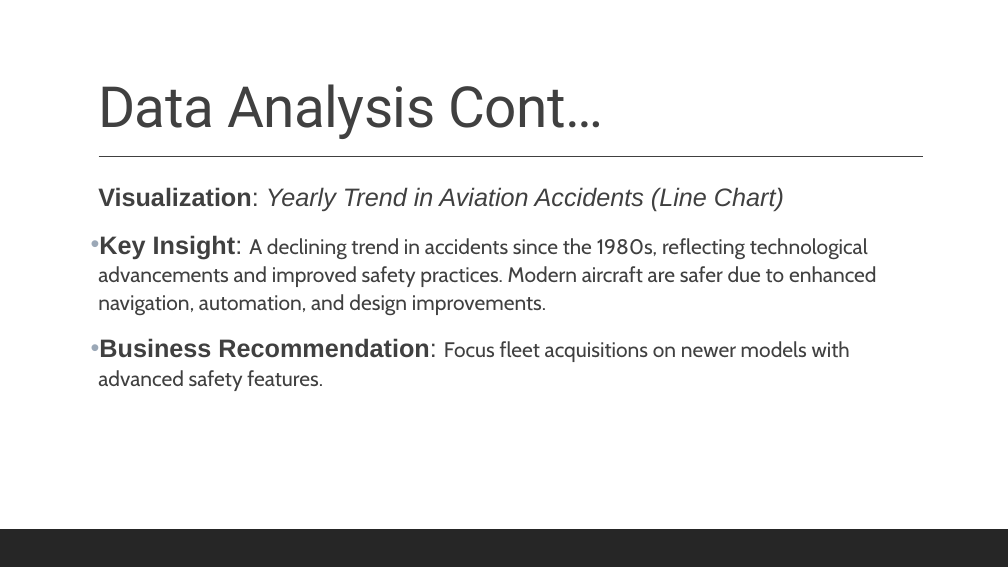
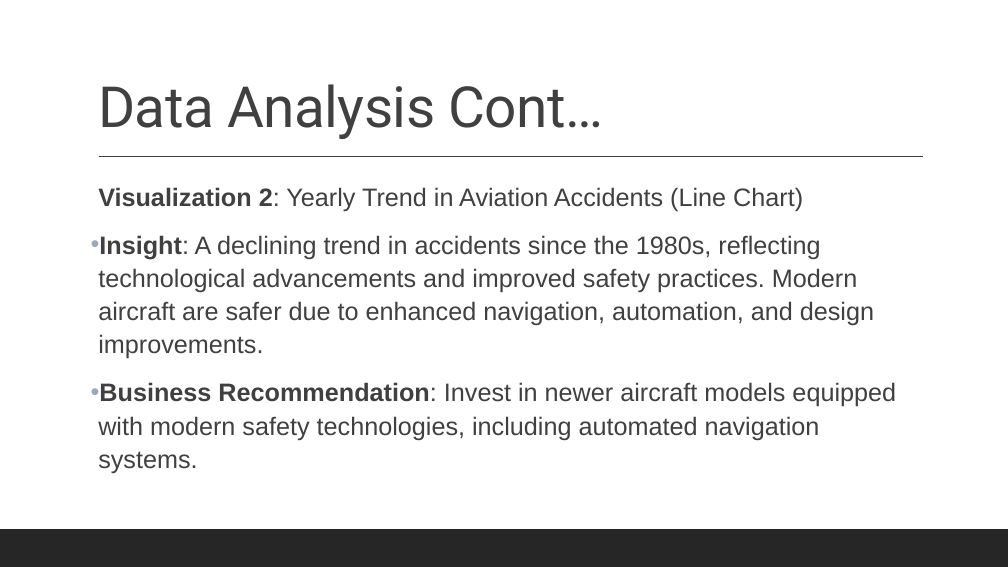
Before and after one commit to Lydia-byte-rgb/Phase-1-Project_Lydia, a slide deck: slide 9 of Phase_1_Project Slides.pptx (slide 8 before the commit). Drawn at 1008x567 pixels with LibreOffice and Linux fonts; fonts in the diff are those of the drawing. Boxes give left, top, right and bottom in pixels: in the first picture for what was removed or moved away, otherwise in the second. Text is boxed around its words. In the diff, an @@ line names an element or a change of style, - is before the commit and + after.

```diff
--- a/Phase_1_Project Slides.pptx
+++ b/Phase_1_Project Slides.pptx
@@ text at <box>98,187,896,473</box>: text changed; size 20 to 24 pt; font Cabin to Arial @@
-  Visualization: Yearly Trend in Aviation Accidents (Line Chart)
-• Key Insight: A declining trend in accidents since the 1980s, reflecting technological advancements and improved safety practices. Modern aircraft are safer due to enhanced navigation, automation, and design improvements.
-• Business Recommendation: Focus fleet acquisitions on newer models with advanced safety features.
+  Visualization 2: Yearly Trend in Aviation Accidents (Line Chart)
+• Insight: A declining trend in accidents since the 1980s, reflecting technological advancements and improved safety practices. Modern aircraft are safer due to enhanced navigation, automation, and design improvements.
+• Business Recommendation: Invest in newer aircraft models equipped with modern safety technologies, including automated navigation systems.
```
Also in this commit, not shown: 9 other slides changed, 1 slide added, 5 other files.
